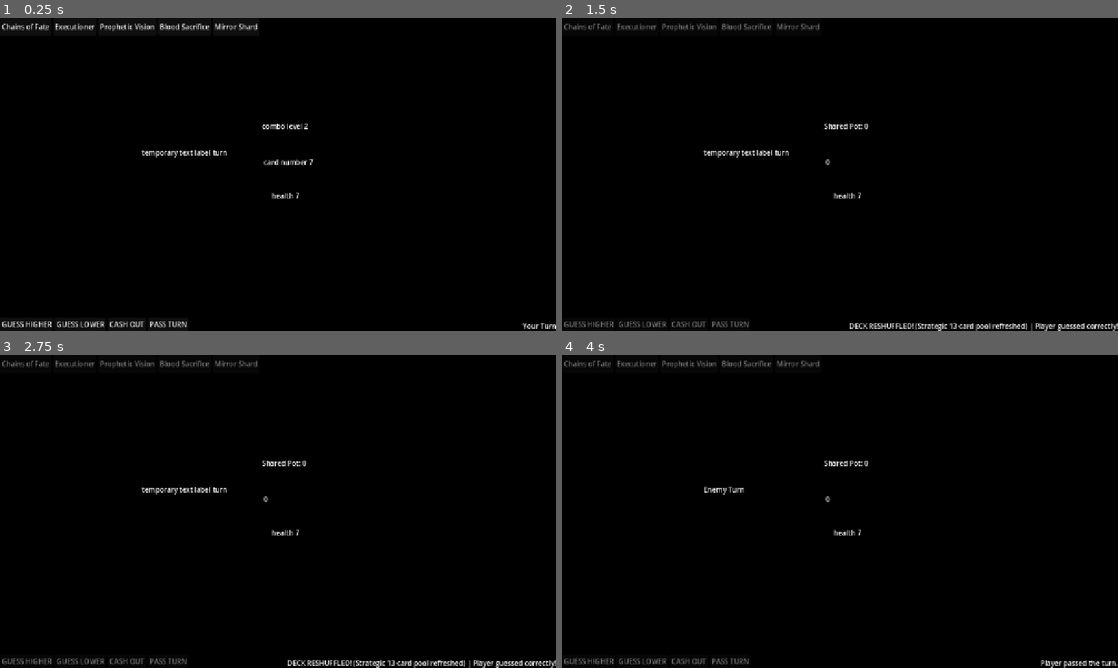
Above: before the commit, frames 1-4 (two rows, left to right).
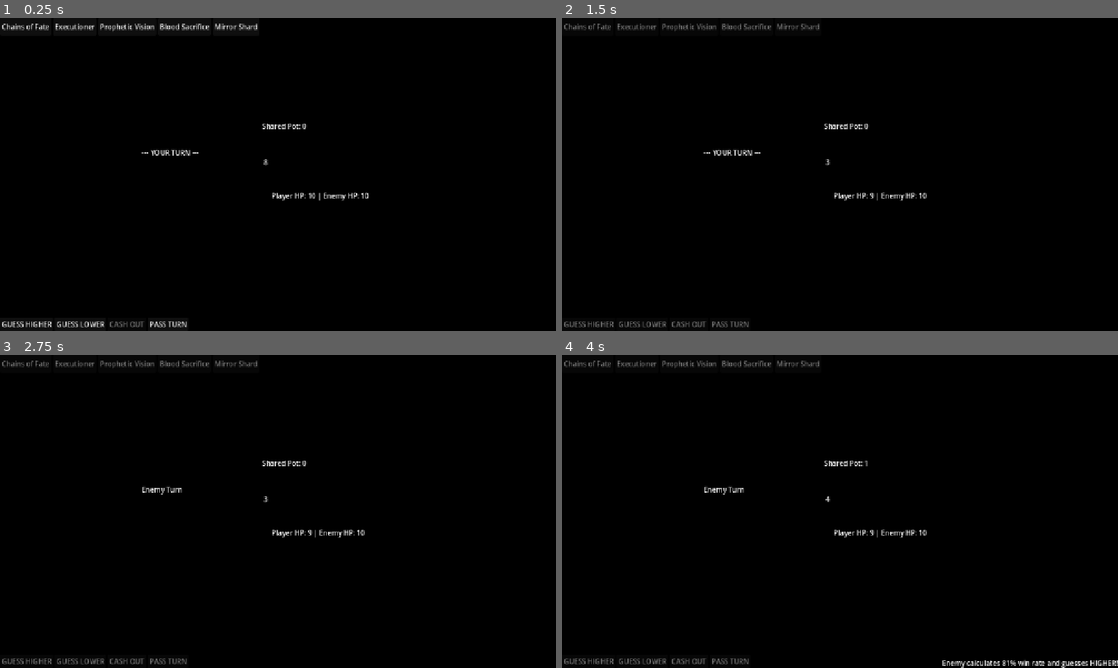
Above: after the commit, the same moments.

Repository: wadahac/HighLowPrototype
Game: Godot game, scene res://scenes/main.tscn
The game is run twice, just before and just after one commit, with the same random seed, the same clock (stepped at 60 frames per second) and the same inputs.
Inputs (mouse positions are in pixels of both pictures, inside the frame that each line leads up to):
- Up to frame 1 (0.25 s): no input
- Up to frame 2 (1.5 s): click "GUESS HIGHER" at 0.5 s; tap Enter at 1.25 s
- Up to frame 3 (2.75 s): click (77, 661) at 2 s, where only the run before the commit has a clickable "GUESS LOWER"
- Up to frame 4 (4 s): tap Space at 2.75 s; click (728, 661) at 3.5 s, where only the run before the commit has a clickable "PASS TURN"

The runs differ from the first frame. In frame 1, 0.8% of the frame differs, in the area x 19-100%, y 33-100%; in frame 2, 1.0%, in the area x 25-100%, y 41-100%; in frame 3, 1.0%; in frame 4, 0.6%.
Error before the commit: Parse Error: Cannot find member "upper" in base "String". (res://src/EnemyAI.gd:76)

Commit message:
fix: replace upper() with to_upper() in EnemyAI script
Co-authored-by: aider (gemini/gemini-3.6-flash) <aider@aider.chat>

Diff:
--- a/high-low-prototype/src/EnemyAI.gd
+++ b/high-low-prototype/src/EnemyAI.gd
@@ -73,7 +73,7 @@
 	# --- DEBUFF CHECK ---
 	if enemy_cash_out_and_pass_locked:
 		if manager.status_label:
-			manager.status_label.text = "Enemy locked by Chains of Fate! Calculates %d%% win rate and guesses %s!" % [int(best_prob * 100), best_choice.upper()]
+			manager.status_label.text = "Enemy locked by Chains of Fate! Calculates %d%% win rate and guesses %s!" % [int(best_prob * 100), best_choice.to_upper()]
 		decision_made.emit(best_choice)
 		return
 
@@ -87,7 +87,7 @@
 			vision_choice = "lower"
 
 		if manager.status_label:
-			manager.status_label.text = "Enemy uses Prophetic Vision foresight (100%% win rate) and guesses %s!" % vision_choice.upper()
+			manager.status_label.text = "Enemy uses Prophetic Vision foresight (100%% win rate) and guesses %s!" % vision_choice.to_upper()
 		manager.known_future_3rd_card = -1
 		decision_made.emit(vision_choice)
 		return
@@ -137,5 +137,5 @@
 
 	# --- FINAL DECISION EMISSION ---
 	if manager.status_label:
-		manager.status_label.text = "Enemy calculates %d%% win rate and guesses %s!" % [int(best_prob * 100), best_choice.upper()]
+		manager.status_label.text = "Enemy calculates %d%% win rate and guesses %s!" % [int(best_prob * 100), best_choice.to_upper()]
 	decision_made.emit(best_choice)
